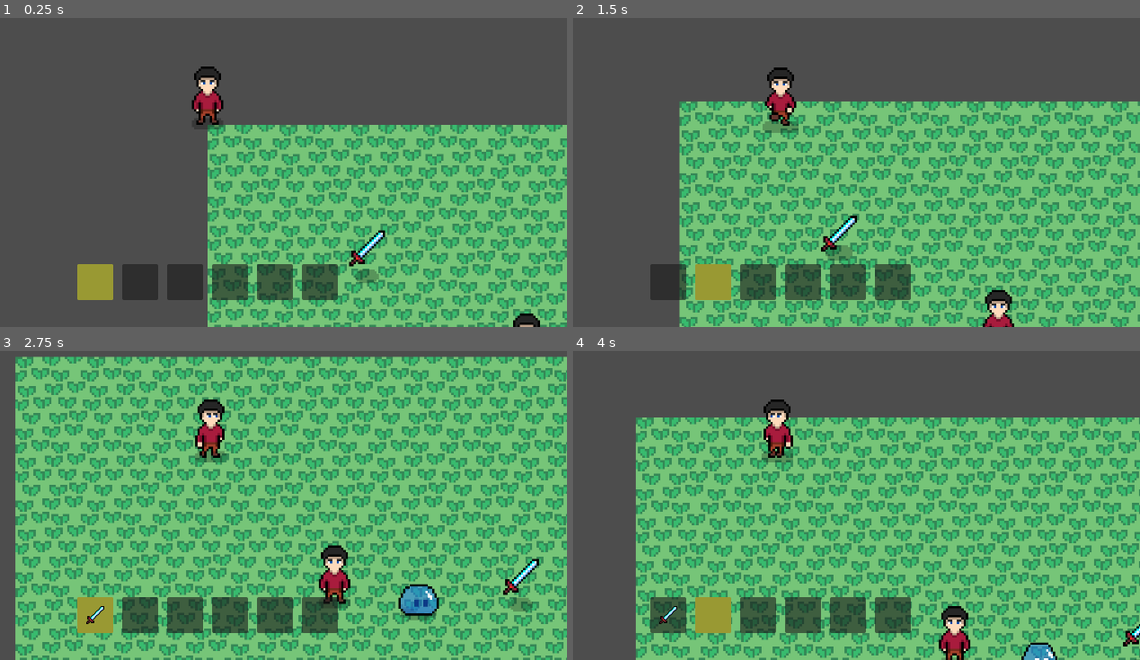
Above: before the commit, frames 1-4 (two rows, left to right).
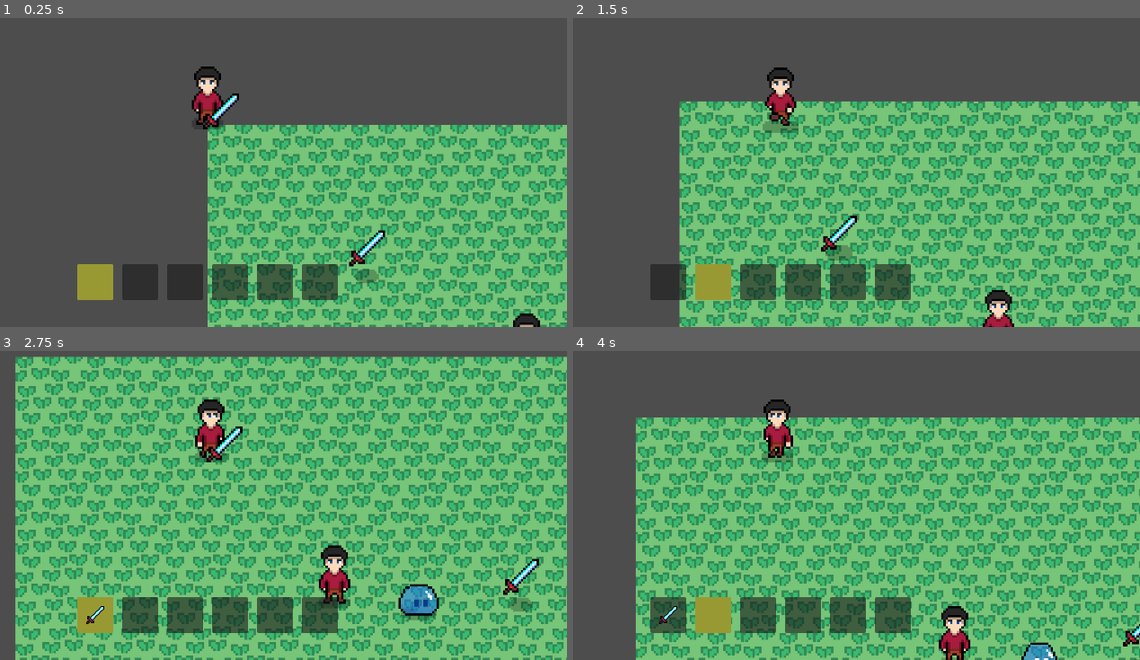
Above: after the commit, the same moments.

Repository: QuocKhangDA22TTD/rpg_game
Game: Godot game, scene res://scenes/demo.tscn
The game is run twice, just before and just after one commit, with the same random seed, the same clock (stepped at 60 frames per second) and the same inputs.
Inputs (mouse positions are in pixels of both pictures, inside the frame that each line leads up to):
- Up to frame 1 (0.25 s): no input
- Up to frame 2 (1.5 s): move the mouse to (941, 104) at 0.52 s; press the mouse at (941, 104) at 0.53 s; hold Right (ui_right) 0.53-1.28 s; move the mouse to (635, 144) at 1.27 s; release the mouse at (635, 144) at 1.28 s; hold Down (ui_down) from 1.28 s (still down); tap Mouse wheel up (hotbar_next) at 1.35 s
- Up to frame 3 (2.75 s): move the mouse to (277, 369) at 2.02 s; release Down (ui_down) at 2.03 s; hold Right (ui_right) from 2.03 s (still down); hold Mouse wheel down (hotbar_previous) from 2.03 s (still down)
- Up to frame 4 (4 s): move the mouse to (743, 539) at 2.77 s; release Right (ui_right) at 2.78 s; release Mouse wheel down (hotbar_previous) at 2.78 s; hold Up (ui_up) 2.78-3.53 s; click (743, 539) at 2.85 s; move the mouse to (998, 517) at 3.52 s; hold Left (ui_left) from 3.53 s (still down); hold Mouse wheel up (hotbar_next) from 3.53 s (still down)

The runs differ from the first frame. In frame 1, 0.2% of the frame differs, in the area x 35-43%, y 24-37%; in frame 2, nothing differs; in frame 3, 0.2%; in frame 4, nothing differs.

Commit message:
Cập nhập node AnimationPlayer của scene player.

Diff:
--- a/scenes/player.tscn
+++ b/scenes/player.tscn
@@ -2,7 +2,9 @@
 
 [ext_resource type="Texture2D" uid="uid://duplrhxctrtde" path="res://assets/player.png" id="1_3vyb7"]
 [ext_resource type="Script" uid="uid://dvilgeii024ul" path="res://scripts/player.gd" id="1_g2els"]
+[ext_resource type="Texture2D" uid="uid://833exq3glr5w" path="res://assets/sword.png" id="3_dqkch"]
 [ext_resource type="Script" uid="uid://dw7p628bxvoo6" path="res://scripts/combat/hitbox.gd" id="3_qhqgy"]
+[ext_resource type="Texture2D" uid="uid://dgutfdp1b3d65" path="res://assets/slash.png" id="4_qlg0r"]
 
 [sub_resource type="Animation" id="Animation_g2els"]
 length = 0.001
@@ -327,7 +329,7 @@
 "times": PackedFloat32Array(0),
 "transitions": PackedFloat32Array(0),
 "update": 0,
-"values": [Vector2(0, 9)]
+"values": [Vector2(0, 6)]
 }
 tracks/2/type = "value"
 tracks/2/imported = false
@@ -805,7 +807,7 @@
 "times": PackedFloat32Array(0),
 "transitions": PackedFloat32Array(0),
 "update": 0,
-"values": [Vector2(12, 0)]
+"values": [Vector2(15, 0)]
 }
 
 [sub_resource type="Animation" id="Animation_a8ls1"]
@@ -958,6 +960,30 @@
 "transitions": PackedFloat32Array(0),
 "update": 0,
 "values": [Vector2(1.5, 1.5)]
+}
+tracks/6/type = "value"
+tracks/6/imported = false
+tracks/6/enabled = true
+tracks/6/path = NodePath("WeaponPivot/EffectSprite2D:position")
+tracks/6/interp = 1
+tracks/6/loop_wrap = true
+tracks/6/keys = {
+"times": PackedFloat32Array(0),
+"transitions": PackedFloat32Array(0),
+"update": 0,
+"values": [Vector2(0, -12)]
+}
+tracks/7/type = "value"
+tracks/7/imported = false
+tracks/7/enabled = true
+tracks/7/path = NodePath("WeaponPivot/EffectSprite2D:offset")
+tracks/7/interp = 1
+tracks/7/loop_wrap = true
+tracks/7/keys = {
+"times": PackedFloat32Array(0),
+"transitions": PackedFloat32Array(0),
+"update": 0,
+"values": [Vector2(11, 0)]
 }
 
 [sub_resource type="AnimationLibrary" id="AnimationLibrary_qfm1y"]
@@ -1001,11 +1027,12 @@
 [node name="WeaponPivot" type="Node2D" parent="WeaponVisual" unique_id=396260175]
 
 [node name="WeaponSprite2D" type="Sprite2D" parent="WeaponVisual/WeaponPivot" unique_id=1626332226]
-visible = false
+texture = ExtResource("3_dqkch")
 offset = Vector2(6, -6)
 
 [node name="EffectSprite2D" type="Sprite2D" parent="WeaponVisual/WeaponPivot" unique_id=253292181]
 visible = false
+texture = ExtResource("4_qlg0r")
 
 [node name="Hitbox" type="Area2D" parent="WeaponVisual/WeaponPivot" unique_id=1947067086]
 monitoring = false
